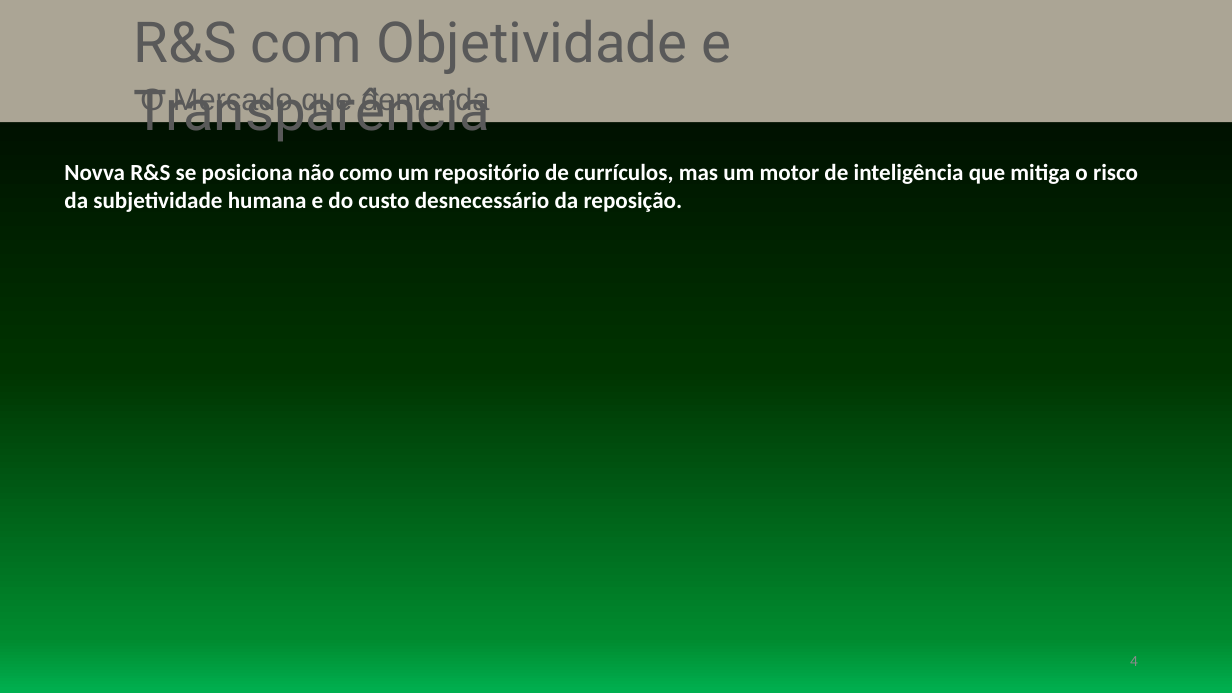
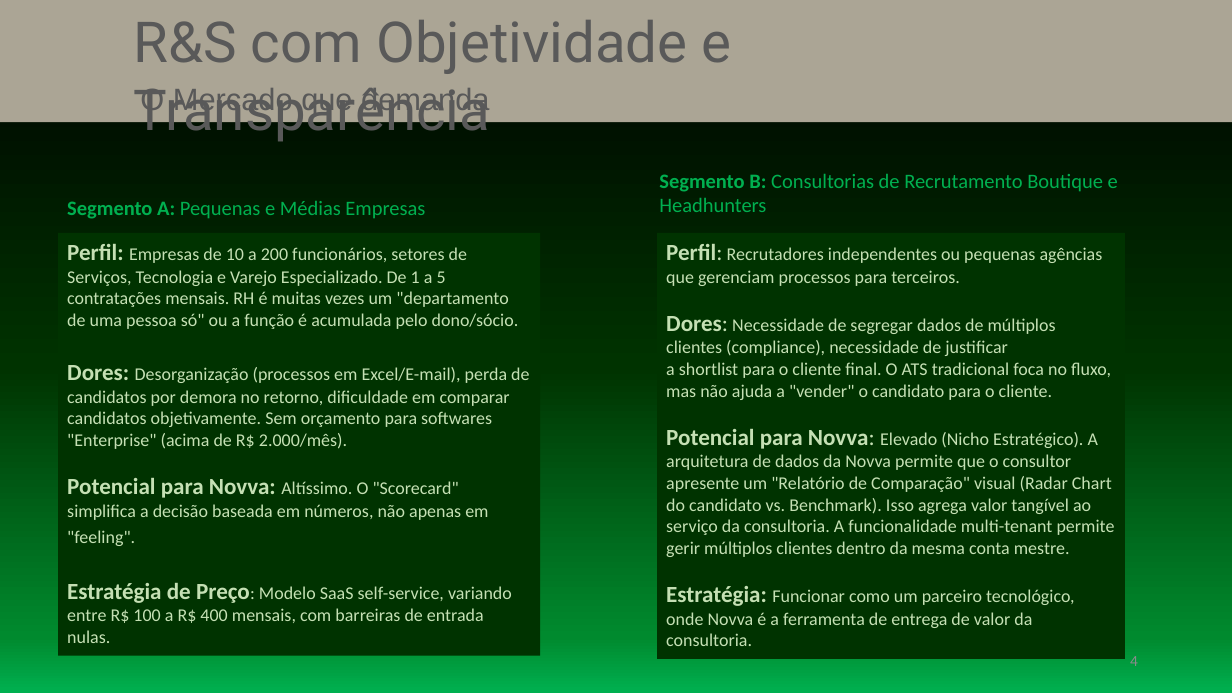
Before and after one commit to eiderao/novva-rs-saas-2_0, a slide deck: slide 4 of Novva R&S - Pitch Deck.pptx. Drawn at 1232x693 pixels with LibreOffice and Linux fonts; fonts in the diff are those of the drawing. Boxes give left, top, right and bottom in pixels: in the first picture for what was removed or moved away, otherwise in the second. Text is boxed around its words. In the diff, an @@ line names an element or a change of style, - is before the commit and + after.

```diff
--- a/Novva R&S - Pitch Deck.pptx
+++ b/Novva R&S - Pitch Deck.pptx
@@ text removed at (64,163,1138,212) @@
-Novva R&S se posiciona não como um repositório de currículos, mas um motor de inteligência que mitiga o risco da subjetividade humana e do custo desnecessário da reposição.
@@ text added at (659,174,1118,212), 16 pt, text #00B050 @@
+Segmento B: Consultorias de Recrutamento Boutique e Headhunters
@@ text added at (67,201,425,219), 16 pt, text #00B050 @@
+Segmento A: Pequenas e Médias Empresas
@@ rectangle added at (58,233,541,656), fill #003300, 14 pt, text #C5E0B4 @@
+Perfil: Empresas de 10 a 200 funcionários, setores de Serviços, Tecnologia e Varejo Especializado. De 1 a 5 contratações mensais. RH é muitas vezes um "departamento de uma pessoa só" ou a função é acumulada pelo dono/sócio.
+Dores: Desorganização (processos em Excel/E-mail), perda de candidatos por demora no retorno, dificuldade em comparar candidatos objetivamente. Sem orçamento para softwares "Enterprise" (acima de R$ 2.000/mês).
+Potencial para Novva: Altíssimo. O "Scorecard" simplifica a decisão baseada em números, não apenas em "feeling".
+Estratégia de Preço: Modelo SaaS self-service, variando entre R$ 100 a R$ 400 mensais, com barreiras de entrada nulas.
@@ rectangle added at (657,233,1125,659), fill #003300, 14 pt, text #C5E0B4 @@
+Perfil: Recrutadores independentes ou pequenas agências que gerenciam processos para terceiros.
+Dores: Necessidade de segregar dados de múltiplos clientes (compliance), necessidade de justificar a shortlist para o cliente final. O ATS tradicional foca no fluxo, mas não ajuda a "vender" o candidato para o cliente.
+Potencial para Novva: Elevado (Nicho Estratégico). A arquitetura de dados da Novva permite que o consultor apresente um "Relatório de Comparação" visual (Radar Chart do candidato vs. Benchmark). Isso agrega valor tangível ao serviço da consultoria. A funcionalidade multi-tenant permite gerir múltiplos clientes dentro da mesma conta mestre.
+Estratégia: Funcionar como um parceiro tecnológico, onde Novva é a ferramenta de entrega de valor da consultoria.
```
Also in this commit, not shown: 1 other slide changed, 4 slides added.
